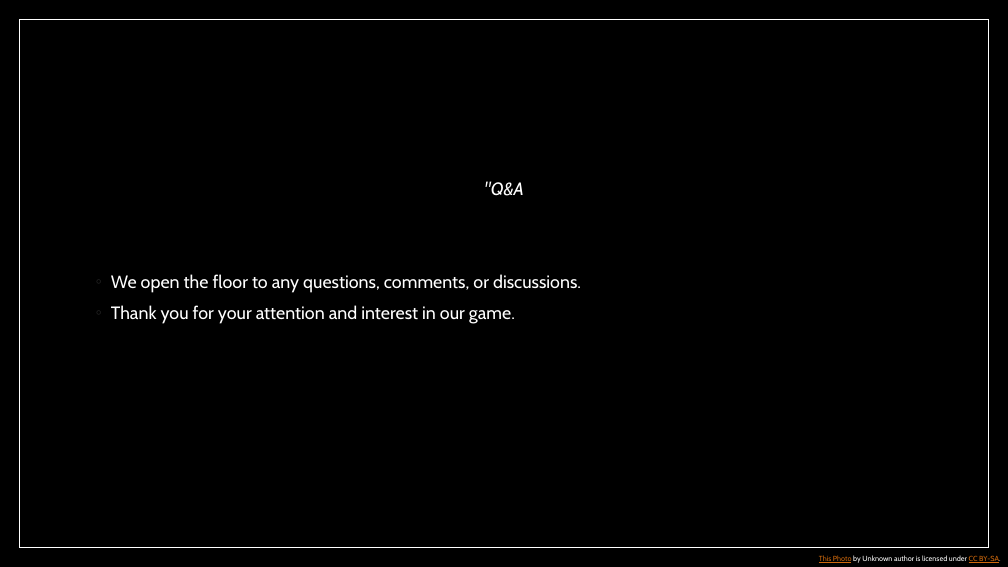
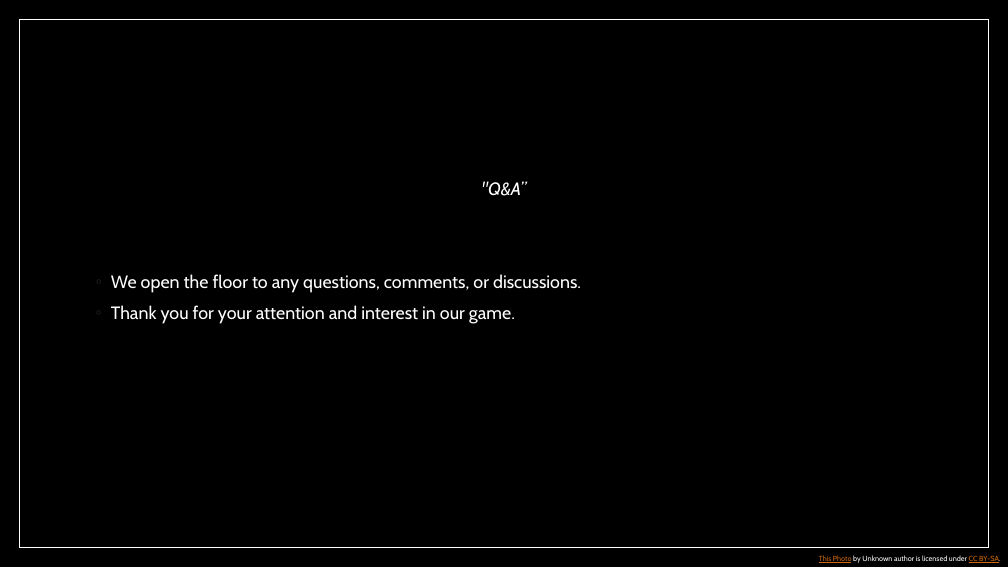
Before and after one commit to Nodles2209/Odyssey-of-the-Forgotten, a slide deck: slide 10 of Group_Presentation.pptx. Drawn at 1008x567 pixels with LibreOffice and Linux fonts; fonts in the diff are those of the drawing; background and template pictures are left out. Boxes give left, top, right and bottom in pixels: in the first picture for what was removed or moved away, otherwise in the second. Text is boxed around its words. In the diff, an @@ line names an element or a change of style, - is before the commit and + after.

```diff
--- a/Group_Presentation.pptx
+++ b/Group_Presentation.pptx
@@ text at (481, 181, 526, 196): text changed @@
-"Q&A
+"Q&A”
```
